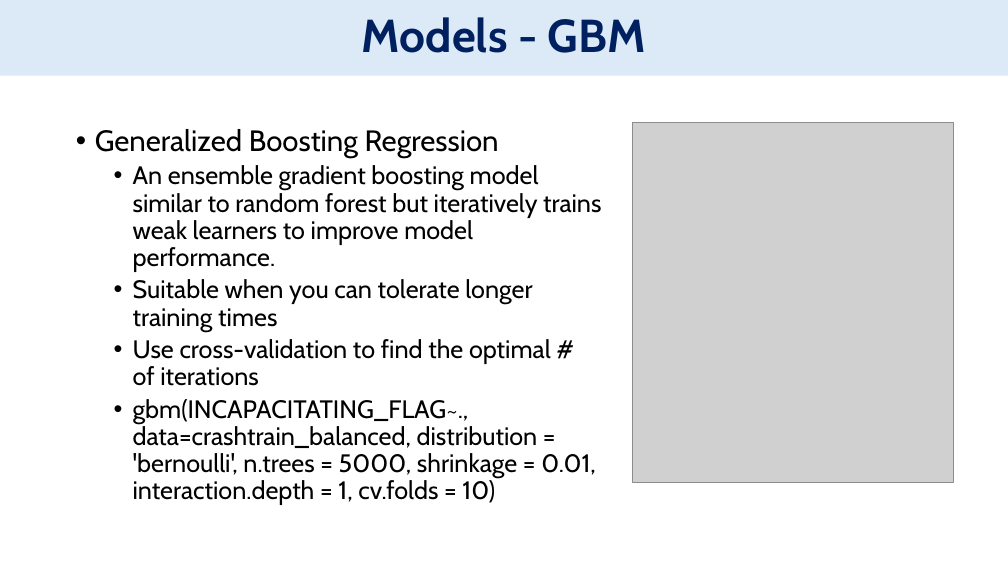
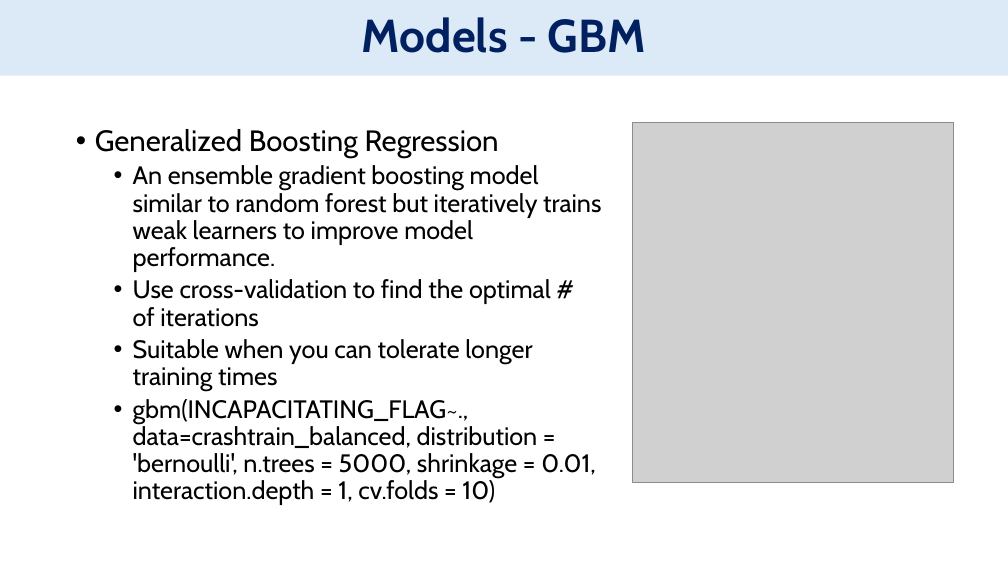
Before and after one commit to bofethe/signal-four, a slide deck: slide 11 of PredictiveCrashAnalysis.pptx. Drawn at 1008x567 pixels with LibreOffice and Linux fonts; fonts in the diff are those of the drawing; grey boxes stand for pictures. Boxes give left, top, right and bottom in pixels: in the first picture for what was removed or moved away, otherwise in the second. Text is boxed around its words. In the diff, an @@ line names an element or a change of style, - is before the commit and + after.

```diff
--- a/PredictiveCrashAnalysis.pptx
+++ b/PredictiveCrashAnalysis.pptx
@@ text at bbox=[133, 279, 551, 327]: paragraph added @@
+  • Use cross-validation to find the optimal # of iterations
@@ text at bbox=[133, 339, 551, 386]: paragraph removed @@
-  • Use cross-validation to find the optimal # of iterations
```
Also in this commit, not shown: 5 other slides changed, 1 slide removed, 4 other files.
